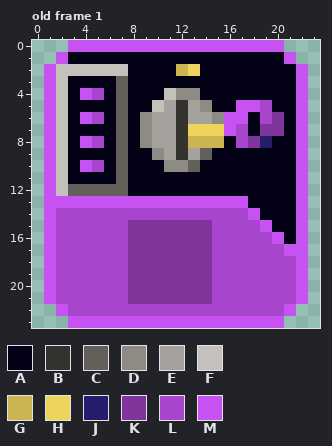
Two versions of one pixel-art file, Art/Textures/Tiles/PurpleTiles/preflight_interlock.aseprite. This is how it looked before the edit.
24x24 pixels, 1 frame. Shown: old frame 1. The commit also changed other frames, which this record leaves out.
Palette (. is transparent): A #040217  B #343330  C #63605c  D #8e8b85  E #a5a29d  F #c4c1bc  G #ccb550  H #eed35d  J #251c6b  K #80359d  L #a846ce  M #c552f1
Pixels before, old frame 1, first column x 1:
 0 ..MMMMMMMMMMMMMMMMMM..
 1 .MAAAAAAAAAAAAAAAAAAM.
 2 MFFFFFFAAAAGHAAAAAAAAM
 3 MFAAAACAAAAAAAAAAAAAAM
 4 MFAMLACAAAFDDAAAAAAAAM
 5 MFAAAACAAFEBEDAAMMLAAM
 6 MFAMLACADEEBEEDMMALKAM
 7 MFAAAACADEEBHHHMLAKKAM
 8 MFAMLACADEEBGGGALKJAAM
 9 MFAAAACAADEBECAAAAAAAM
10 MFAMLACAAADDCAAAAAAAAM
11 MFAAAACAAAAAAAAAAAAAAM
12 MFCCCCCAAAAAAAAAAAAAAM
13 MMMMMMMMMMMMMMMMMAAAAM
14 MLLLLLLLLLLLLLLLLMAAAM
15 MLLLLLLKKKKKKKLLLLMAAM
16 MLLLLLLKKKKKKKLLLLLMAM
17 MLLLLLLKKKKKKKLLLLLLMM
18 MLLLLLLKKKKKKKLLLLLLLM
19 MLLLLLLKKKKKKKLLLLLLLM
20 MLLLLLLKKKKKKKLLLLLLLM
21 MLLLLLLKKKKKKKLLLLLLLM
22 .MLLLLLLLLLLLLLLLLLLM.
23 ..MMMMMMMMMMMMMMMMMM..
And afterwards:
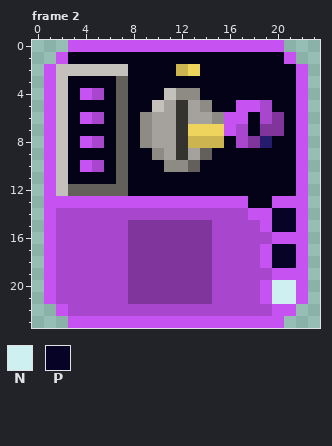
Colours new in this view: N #cef0f1  P #070326
A new or re-ordered frame is compared with the old frame closest to it.
The exact change:
frames 1 -> 4
Changed rows in their new state; - is an unchanged pixel.
Frame 2 is new; against old frame 1:
first column x 19:
13 -MM
14 MPP
15 -PP
16 --M
17 MPP
18 MPP
19 -MM
20 MNN
21 MNN
22 -M-
Pixel boxes of the changes (left, top, right, bottom) in both pictures:
changed: (260, 196, 296, 316)
